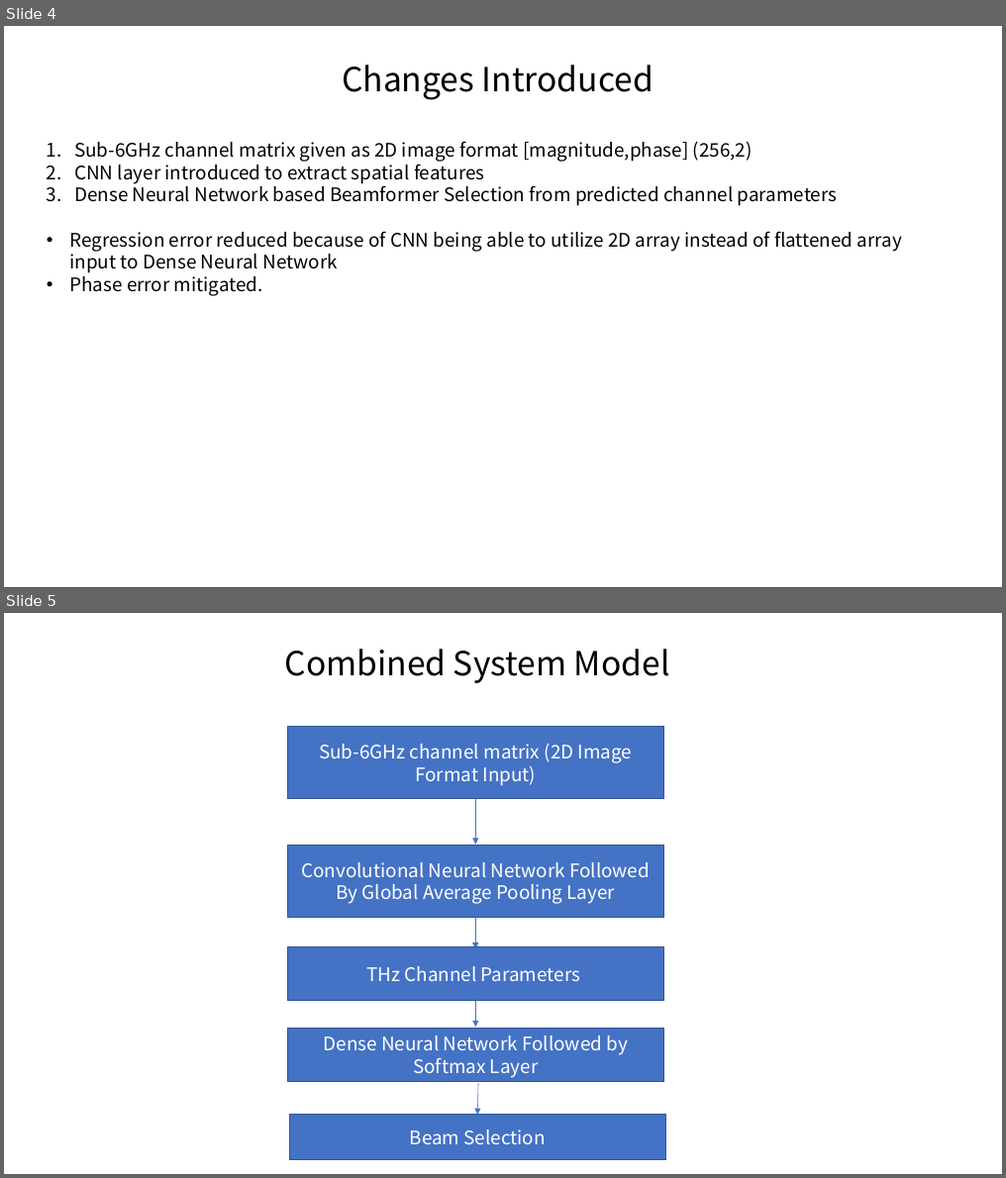
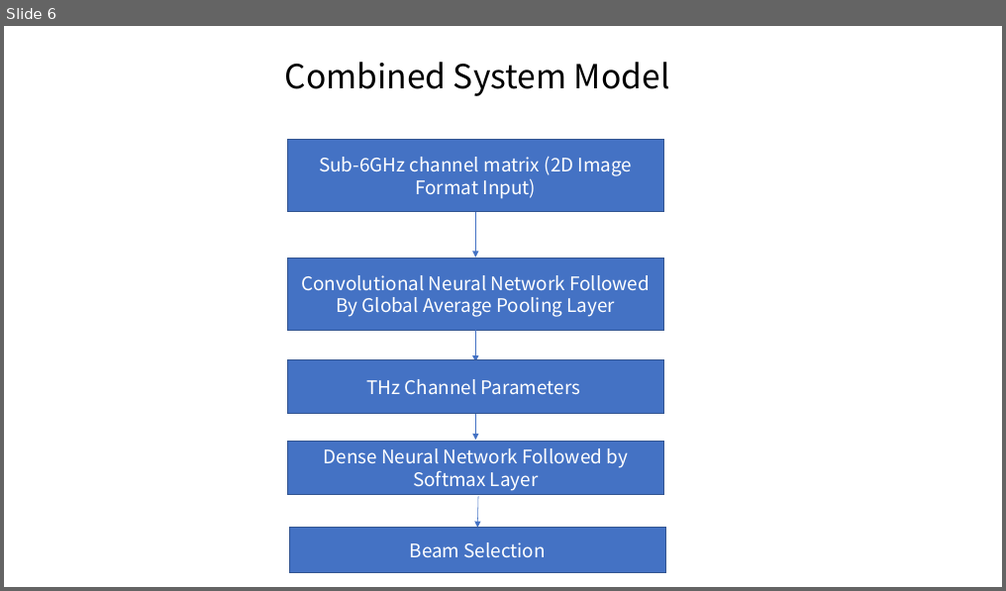
Before and after one commit to sagnik119/Sub6-Preds-THz, a slide deck: Draft/Concept.pptx. Shown one above the other, each under a label of ours: slides 4 and 5 before the commit, slide 6 after it. The pictures are 1006x1178 and 1006x591 pixels, drawn with LibreOffice and Linux fonts; fonts in the diff are those of the drawing. Boxes give left, top, right and bottom in pixels: in the first picture for what was removed or moved away, otherwise in the second. Text is boxed around its words. In the diff, an @@ line names an element or a change of style, - is before the commit and + after.

Commit message:
Modification ongoing for best BS selection

```diff
--- a/Draft/Concept.pptx
+++ b/Draft/Concept.pptx
@@ slide 4 removed at <box>4,26,1002,587</box>, background #FFFFFF @@
@@ text removed at <box>70,65,902,296</box> @@
-Changes Introduced
-1. Sub-6GHz channel matrix given as 2D image format [magnitude,phase] (256,2)
-2. CNN layer introduced to extract spatial features
-3. Dense Neural Network based Beamformer Selection from predicted channel parameters
-• Regression error reduced because of CNN being able to utilize 2D array instead of flattened array input to Dense Neural Network
-• Phase error mitigated.
@@ what was slide 5 is now slide 6 @@
```
Also in this commit, not shown: 1 slide changed, 4 slides added, 3 other slides removed, 21 other files.
